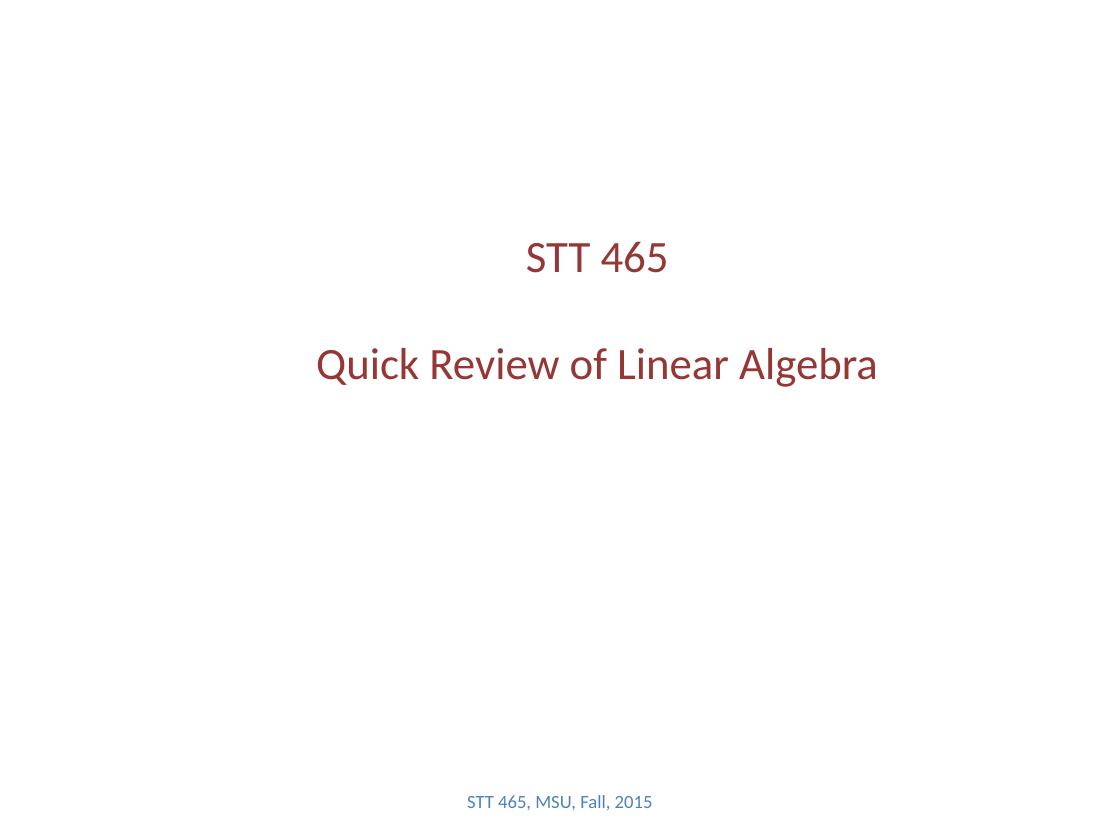
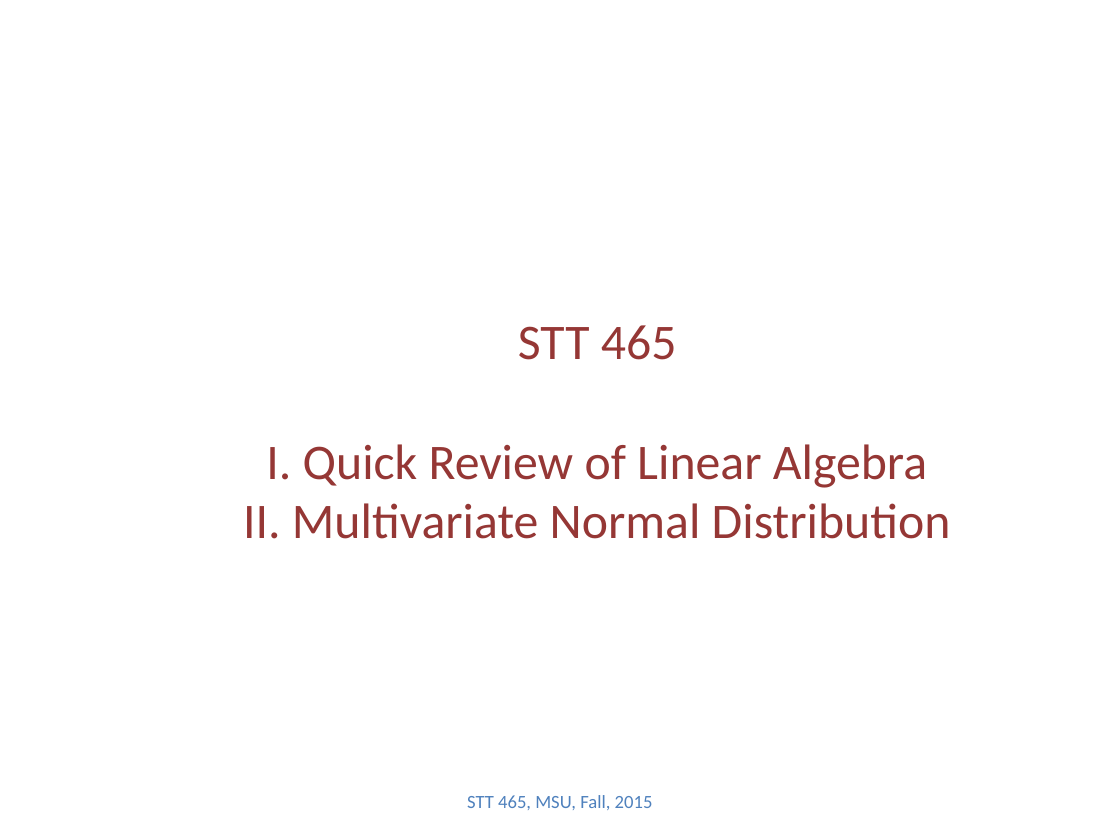
Before and after one commit to Boukos/STT465, a slide deck: slide 1 of STT465_linearAlgebraReview.pptx. Drawn at 1120x840 pixels with LibreOffice and Linux fonts; fonts in the diff are those of the drawing. Boxes give left, top, right and bottom in pixels: in the first picture for what was removed or moved away, otherwise in the second. Text is boxed around its words. In the diff, an @@ line names an element or a change of style, - is before the commit and + after.

Commit message:
modified schedule & update lin. algebra and MVN

```diff
--- a/STT465_linearAlgebraReview.pptx
+++ b/STT465_linearAlgebraReview.pptx
@@ title at (243,325,951,539): text changed; size 28.8 to 32 pt @@
-STT 465
-Quick Review of Linear Algebra
+STT 465
+I. Quick Review of Linear Algebra
+II. Multivariate Normal Distribution
```
Also in this commit, not shown: 1 other slide changed, 2 slides added, 2 other files.
